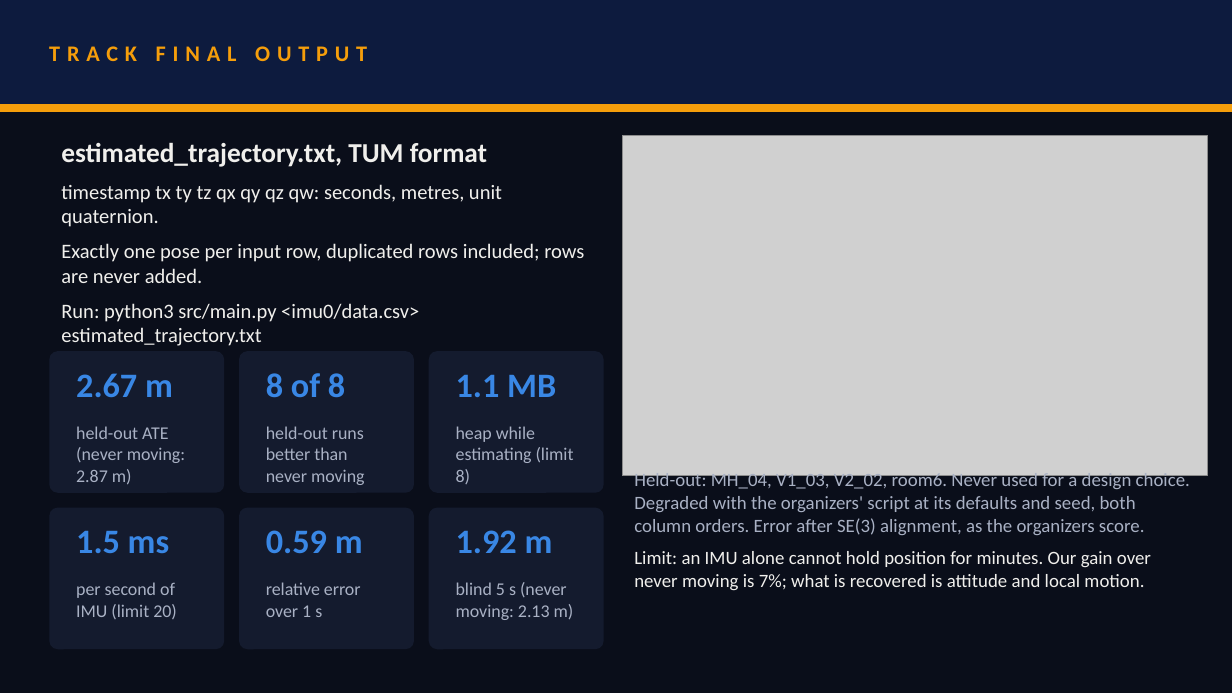
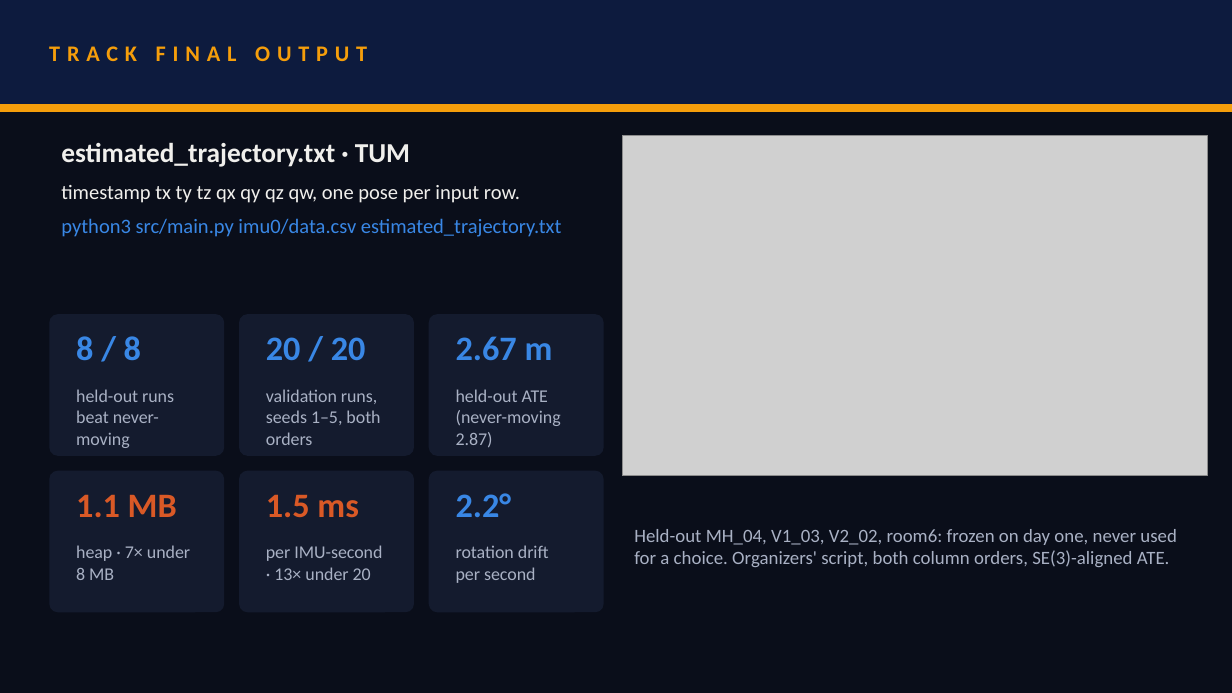
Before and after one commit to akshat333-debug/Ghost-Track, a slide deck: slide 5 of presentation/VITVellore_ZeroDrift.pptx. Drawn at 1232x693 pixels with LibreOffice and Linux fonts; fonts in the diff are those of the drawing; grey boxes stand for pictures. Boxes give left, top, right and bottom in pixels: in the first picture for what was removed or moved away, otherwise in the second. Text is boxed around its words. In the diff, an @@ line names an element or a change of style, - is before the commit and + after.

```diff
--- a/presentation/VITVellore_ZeroDrift.pptx
+++ b/presentation/VITVellore_ZeroDrift.pptx
@@ text at box(61, 142, 561, 237): text changed @@
-estimated_trajectory.txt, TUM format
-timestamp tx ty tz qx qy qz qw: seconds, metres, unit quaternion.
-Exactly one pose per input row, duplicated rows included; rows are never added.
-Run: python3 src/main.py <imu0/data.csv> estimated_trajectory.txt
+estimated_trajectory.txt · TUM
+timestamp tx ty tz qx qy qz qw, one pose per input row.
+python3 src/main.py imu0/data.csv estimated_trajectory.txt
@@ text "2.67 m": place and size @@
-text "2.67 m" at box(76, 373, 173, 397)
+text "2.67 m" at box(456, 336, 553, 360)
@@ text at box(76, 336, 141, 361): text changed @@
-8 of 8
+8 / 8
@@ text added at box(266, 337, 366, 360), 20 pt, text #3987E5, bold @@
+20 / 20
@@ text at box(76, 389, 174, 448): text changed @@
-held-out ATE (never moving: 2.87 m)
+held-out runs beat never-moving
@@ text at box(266, 389, 380, 445): text changed @@
-held-out runs better than never moving
+validation runs, seeds 1–5, both orders
@@ text at box(456, 389, 561, 447): text changed @@
-heap while estimating (limit 8)
+held-out ATE (never-moving 2.87)
@@ text removed at box(456, 374, 556, 397) @@
-1.1 MB
@@ 6 rounded rectangles: place and size @@
-6 rounded rectangles at box(49, 351, 604, 649)
+6 rounded rectangles at box(49, 314, 604, 612)
@@ text at box(76, 494, 177, 517): text changed; text colour #3987E5 to #D95926 @@
-1.5 ms
+1.1 MB
@@ text at box(266, 494, 359, 518): text changed; text colour #3987E5 to #D95926 @@
-0.59 m
+1.5 ms
@@ text at box(456, 493, 512, 517): text changed @@
-1.92 m
+2.2°
@@ text at box(634, 529, 1177, 567): text changed @@
-Held-out: MH_04, V1_03, V2_02, room6. Never used for a design choice. Degraded with the organizers' script at its defaults and seed, both column orders. Error after SE(3) alignment, as the organizers score.
-Limit: an IMU alone cannot hold position for minutes. Our gain over never moving is 7%; what is recovered is attitude and local motion.
+Held-out MH_04, V1_03, V2_02, room6: frozen on day one, never used for a choice. Organizers' script, both column orders, SE(3)-aligned ATE.
@@ text at box(76, 545, 190, 580): text changed @@
-per second of IMU (limit 20)
+heap · 7× under 8 MB
@@ text at box(266, 545, 382, 580): text changed @@
-relative error over 1 s
+per IMU-second · 13× under 20
@@ text at box(456, 545, 549, 583): text changed @@
-blind 5 s (never moving: 2.13 m)
+rotation drift per second
```
Also in this commit, not shown: 6 other slides changed, 1 slide added, 1 slide removed, 13 other files.
